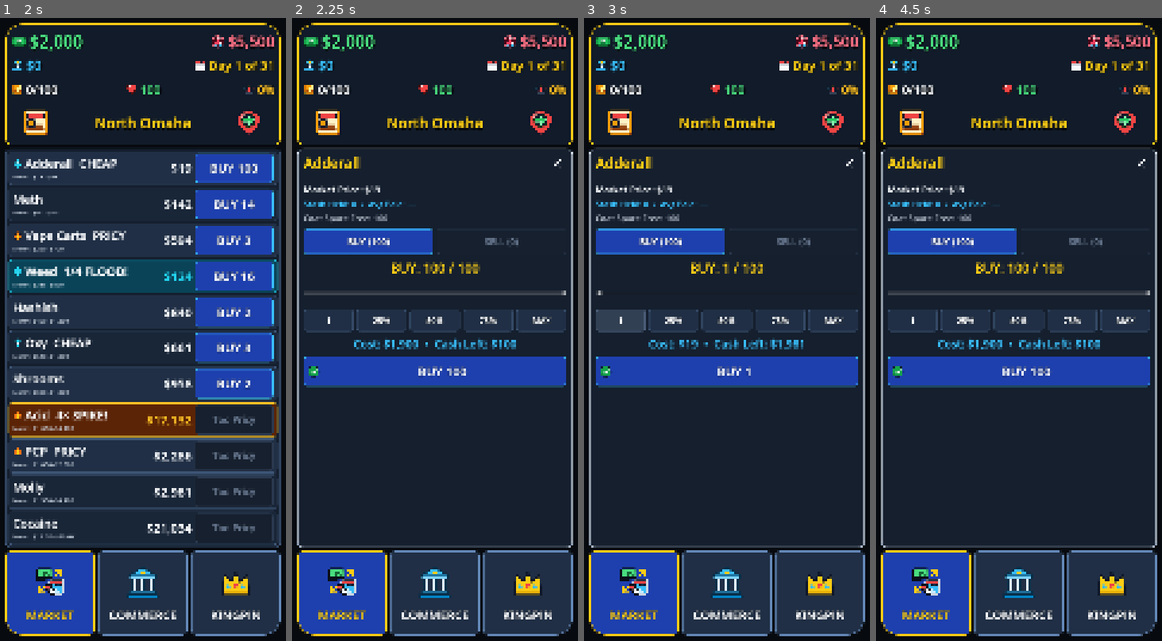
Above: before the commit, frames 1-4 (left to right).
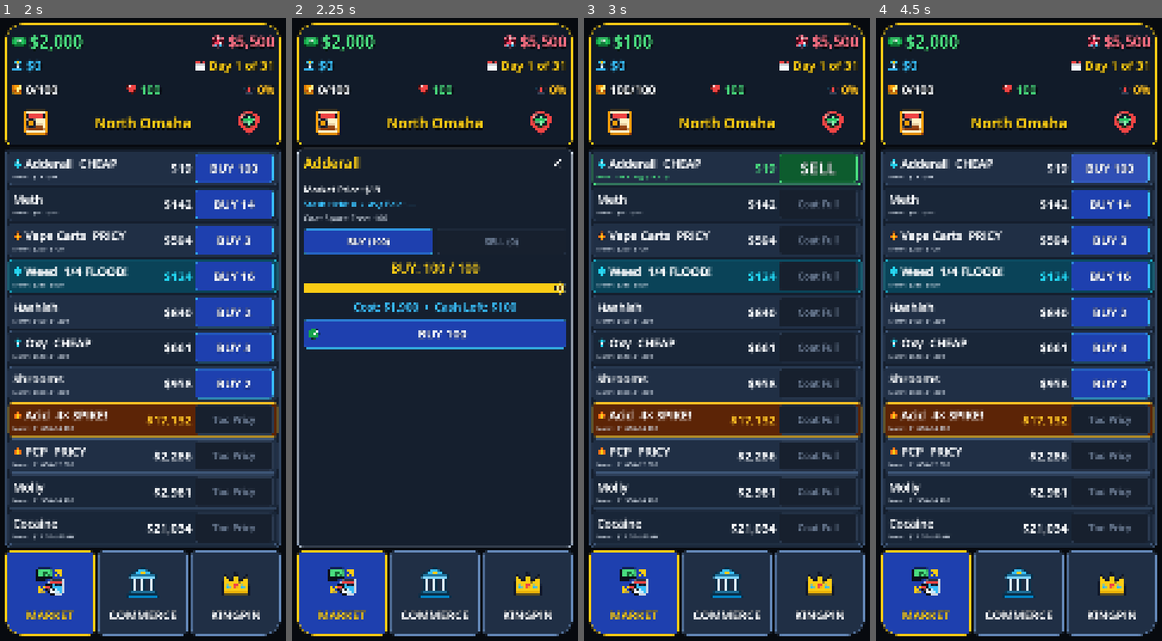
Above: after the commit, the same moments.

Repository: TimGoergen/dope-wars
Game: Godot game, scene res://Main.tscn
Two runs of this game, one before a commit and one after it. Both use one fixed random seed, a clock stepped at 60 frames per second and the inputs below.
Inputs (mouse positions are in pixels of both pictures, inside the frame that each line leads up to):
- Up to frame 1 (2 s): click (37, 123) at 0.52 s; click (248, 123) at 1.27 s
- Up to frame 2 (2.25 s): click (394, 167) at 2.02 s
- Up to frame 3 (3 s): click (621, 323) at 2.75 s, where only the run before the commit has a clickable "1"
- Up to frame 4 (4.5 s): click (1124, 323) at 3.5 s, where only the run before the commit has a clickable "MAX"; click (1110, 167) at 4.25 s, where only the run before the commit has a clickable "BUY 100"

Frame 1 is identical in both runs. In frame 2, 11% of the frame differs, in the area x 4-96%, y 42-60%; in frame 3, 25%; in frame 4, 30%, in the area x 1-99%, y 21-86%.

Commit message:
Refactor drug trade slider and overhaul police ambush screen with officer profile portraits and combat telemetry

Diff:
--- a/game/scripts/core/GameState.gd
+++ b/game/scripts/core/GameState.gd
@@ -881,6 +881,14 @@
 	var cop_dmg_Result := _resolve_cop_return_fire(cops.size())
 	if not game_over and not active_combat.is_empty():
 		active_combat["round"] = int(active_combat.get("round", 1)) + 1
+		active_combat["last_action"] = "fight"
+		active_combat["last_player_dmg"] = player_dmg_dealt
+		active_combat["last_cops_downed"] = cops_downed_this_round
+		active_combat["last_cop_fire"] = cop_dmg_Result
+		var player_part := "💥 You dealt %d DMG!" % player_dmg_dealt if player_dmg_dealt > 0 else "❌ Your shots missed!"
+		if cops_downed_this_round > 0:
+			player_part += " (☠️ Officer Down!)"
+		active_combat["last_log"] = "%s Cop Return Fire: %s" % [player_part, cop_dmg_Result.get("summary", "No damage")]
 	return {
 		"ok": true,
 		"victory": false,
@@ -907,7 +915,9 @@
 	var cop_fire := _resolve_cop_return_fire(cops.size())
 	if not game_over and not active_combat.is_empty():
 		active_combat["round"] = int(active_combat.get("round", 1)) + 1
-		active_combat["last_log"] = "🚂 Blocked by a train! Took return fire (%s)!" % cop_fire["summary"]
+		active_combat["last_action"] = "run"
+		active_combat["last_cop_fire"] = cop_fire
+		active_combat["last_log"] = "🚫 Escape Failed (Blocked in Traffic)! Cop Return Fire: %s" % cop_fire.get("summary", "No damage")
 	return {"ok": true, "escaped": false, "cop_fire": cop_fire, "game_over": game_over}
 
 
@@ -932,6 +942,8 @@
 	var max_d := int(active_combat["max_dmg"])
 
 	var dmg_to_player := 0
+	var dmg_to_armor := 0
+	var dmg_to_health := 0
 	var dmg_to_crew := 0
 	var crew_killed := 0
 
@@ -955,6 +967,8 @@
 				var hp_loss := raw_dmg - absorbed
 				health -= hp_loss
 				dmg_to_player += raw_dmg
+				dmg_to_armor += absorbed
+				dmg_to_health += hp_loss
 
 	if health <= 0:
 		health = 0
@@ -971,10 +985,10 @@
 		summary += ", %d Runner killed!" % crew_killed
 	elif dmg_to_crew > 0:
 		summary += ", Runner took %d dmg" % dmg_to_crew
-	if not active_combat.is_empty():
-		active_combat["last_log"] = "💥 Firefight Round %d: %s" % [int(active_combat.get("round", 1)), summary]
 	return {
 		"dmg_to_player": dmg_to_player,
+		"dmg_to_armor": dmg_to_armor,
+		"dmg_to_health": dmg_to_health,
 		"dmg_to_crew": dmg_to_crew,
 		"crew_killed": crew_killed,
 		"summary": summary
--- a/game/scripts/ui/CombatOverlay.gd
+++ b/game/scripts/ui/CombatOverlay.gd
@@ -2,6 +2,7 @@
 extends ColorRect
 
 # Police Ambush shootout modal (Fight / Run / Surrender) with Shared 50/50 Crew Target Pool telemetry.
+# Features officer profile picture, detailed damage attribution, intuitive round feedback, and generous spacing.
 
 signal combat_updated()
 
@@ -31,6 +32,7 @@
 	var unit_max_hp := int(enc.get("unit_hp", 25))
 	var backup_count := maxi(0, cops.size() - 1)
 	var escape_pct := int(round(CombatEngine.get_escape_chance(enc, _state.vehicle_tier, _state.tuning) * 100.0))
+	var tier := int(enc.get("tier", 1))
 
 	var vbox := UiPalette.build_modal_shell(
 		self,
@@ -38,68 +40,168 @@
 		UiPalette.POLICE_RED,
 		false
 	)
-
-	var sub := UiPalette.add_label(vbox, "%s\nOfficers Remaining: %d (Backup: %d)" % [
-		String(enc.get("leader_name", "Officer Hardass")),
-		cops.size(),
-		backup_count
-	], UiPalette.FONT_SUBHEAD, UiPalette.TEXT_PRIMARY)
-	sub.horizontal_alignment = HORIZONTAL_ALIGNMENT_CENTER
-
-	# Pursuing Unit vs Player/Crew Status Box
-	var status_box := PanelContainer.new()
-	status_box.size_flags_horizontal = Control.SIZE_EXPAND_FILL
-	status_box.add_theme_stylebox_override("panel", UiPalette.make_box(UiPalette.CARD_BG, UiPalette.BORDER_SLATE, 14, 2, 18, 16))
-	vbox.add_child(status_box)
-
-	var status_vbox := VBoxContainer.new()
-	status_vbox.size_flags_horizontal = Control.SIZE_EXPAND_FILL
-	status_vbox.add_theme_constant_override("separation", 10)
-	status_box.add_child(status_vbox)
-
-	UiPalette.add_label(status_vbox, "🚓 Lead Officer HP: %d / %d  (%d–%d dmg)" % [
+	vbox.add_theme_constant_override("separation", 18)
+
+	# 1. POLICE OFFICER DOSSIER / PROFILE PANEL
+	var cop_card := PanelContainer.new()
+	cop_card.size_flags_horizontal = Control.SIZE_EXPAND_FILL
+	cop_card.add_theme_stylebox_override("panel", UiPalette.make_box(UiPalette.CARD_BG, UiPalette.POLICE_RED, 20, 3, 24, 20))
+	vbox.add_child(cop_card)
+
+	var cop_hbox := HBoxContainer.new()
+	cop_hbox.size_flags_horizontal = Control.SIZE_EXPAND_FILL
+	cop_hbox.add_theme_constant_override("separation", 20)
+	cop_card.add_child(cop_hbox)
+
+	# Left: Policeman Profile Picture
+	var portrait := UiIcons.create_icon_rect(UiIcons.cop_portrait_for_tier(tier), 136)
+	portrait.size_flags_vertical = Control.SIZE_SHRINK_CENTER
+	cop_hbox.add_child(portrait)
+
+	# Right: Officer details & Cruisers status
+	var cop_info := VBoxContainer.new()
+	cop_info.size_flags_horizontal = Control.SIZE_EXPAND_FILL
+	cop_info.add_theme_constant_override("separation", 6)
+	cop_hbox.add_child(cop_info)
+
+	var cop_name := String(enc.get("leader_name", "Officer Hardass"))
+	UiPalette.add_label(cop_info, cop_name, 38, UiPalette.GOLD_ACCENT, true, true)
+
+	var badge_str: String = String(enc.get("short_badge", "OPD")) + " Patrol Division"
+	UiPalette.add_label(cop_info, badge_str, 28, UiPalette.TEXT_SECONDARY)
+
+	var cruisers_str := "🚓 Cruisers: 1 Active" if backup_count == 0 else "🚓 Cruisers: %d Active (%d in reserve)" % [cops.size(), backup_count]
+	UiPalette.add_label(cop_info, cruisers_str, 32, UiPalette.TEXT_PRIMARY)
+
+	var lead_hp_str := "Lead Officer: %d / %d HP  •  %d–%d Dmg" % [
 		front_cop_hp, unit_max_hp, int(enc.get("min_dmg", 4)), int(enc.get("max_dmg", 9))
-	], UiPalette.FONT_ROW_MAIN, UiPalette.POLICE_BLUE)
-
-	var gun_summary := "Unarmed"
+	]
+	UiPalette.add_label(cop_info, lead_hp_str, 32, UiPalette.POLICE_BLUE, true, true)
+
+	# 2. INTUITIVE ACTION OUTCOME & ROUND FEEDBACK PANEL
+	var last_act: String = String(enc.get("last_action", ""))
+	var feedback_card := PanelContainer.new()
+	feedback_card.size_flags_horizontal = Control.SIZE_EXPAND_FILL
+
+	if last_act == "":
+		# Opening ambush message
+		feedback_card.add_theme_stylebox_override("panel", UiPalette.make_box(UiPalette.SPIKE_BG, UiPalette.SPIKE_AMBER, 18, 2, 22, 16))
+		vbox.add_child(feedback_card)
+		var fb_vbox := VBoxContainer.new()
+		fb_vbox.size_flags_horizontal = Control.SIZE_EXPAND_FILL
+		fb_vbox.add_theme_constant_override("separation", 6)
+		feedback_card.add_child(fb_vbox)
+
+		var title := UiPalette.add_label(fb_vbox, "🚨 PULLED OVER!", 34, UiPalette.SPIKE_AMBER, false, true)
+		title.horizontal_alignment = HORIZONTAL_ALIGNMENT_CENTER
+		var desc := UiPalette.add_label(fb_vbox, "Squad car sirens are blazing behind you! Stand and fight, punch the gas to flee, or surrender.", 30, UiPalette.TEXT_PRIMARY)
+		desc.horizontal_alignment = HORIZONTAL_ALIGNMENT_CENTER
+	else:
+		# Detailed action outcome telemetry
+		var fb_border := UiPalette.CASH_EMERALD if int(enc.get("last_player_dmg", 0)) > 0 else UiPalette.POLICE_RED
+		feedback_card.add_theme_stylebox_override("panel", UiPalette.make_box(UiPalette.CARD_ALT_BG, fb_border, 18, 3, 22, 18))
+		vbox.add_child(feedback_card)
+
+		var fb_vbox := VBoxContainer.new()
+		fb_vbox.size_flags_horizontal = Control.SIZE_EXPAND_FILL
+		fb_vbox.add_theme_constant_override("separation", 8)
+		feedback_card.add_child(fb_vbox)
+
+		var r_num := int(enc.get("round", 1))
+		var round_hdr := UiPalette.add_label(fb_vbox, "ROUND %d ENGAGEMENT REPORT" % (r_num - 1), 32, UiPalette.GOLD_ACCENT, false, true)
+		round_hdr.horizontal_alignment = HORIZONTAL_ALIGNMENT_CENTER
+
+		# Feedback: Your Attack / Move
+		if last_act == "fight":
+			var p_dmg := int(enc.get("last_player_dmg", 0))
+			var downed := int(enc.get("last_cops_downed", 0))
+			if p_dmg > 0:
+				var hit_text := "💥 YOU HIT: Dealt %d DMG to Lead Officer!" % p_dmg
+				if downed > 0:
+					hit_text += " (☠️ %d Officer Down!)" % downed
+				UiPalette.add_label(fb_vbox, hit_text, 34, UiPalette.CASH_EMERALD, true, true)
+			else:
+				UiPalette.add_label(fb_vbox, "❌ YOU MISSED: Your shots ricocheted harmlessly!", 32, UiPalette.TEXT_MUTED)
+		elif last_act == "run":
+			UiPalette.add_label(fb_vbox, "🚫 ESCAPE FAILED: Blocked by rail traffic and pinned down!", 34, UiPalette.SPIKE_AMBER, true, true)
+
+		# Feedback: Cop Return Fire
+		var cop_fire: Dictionary = enc.get("last_cop_fire", {})
+		var dmg_player := int(cop_fire.get("dmg_to_player", 0))
+		var dmg_armor := int(cop_fire.get("dmg_to_armor", 0))
+		var dmg_hp := int(cop_fire.get("dmg_to_health", 0))
+		var dmg_crew := int(cop_fire.get("dmg_to_crew", 0))
+		var crew_lost := int(cop_fire.get("crew_killed", 0))
+
+		if dmg_player > 0 or dmg_crew > 0 or crew_lost > 0:
+			var details: Array[String] = []
+			if dmg_armor > 0:
+				details.append("-%d Armor" % dmg_armor)
+			if dmg_hp > 0:
+				details.append("-%d Health" % dmg_hp)
+			if dmg_crew > 0:
+				details.append("-%d Crew HP" % dmg_crew)
+			if crew_lost > 0:
+				details.append("☠️ %d Runner Lost" % crew_lost)
+			var ret_text := "🚓 POLICE HIT: %s" % ", ".join(details)
+			UiPalette.add_label(fb_vbox, ret_text, 34, UiPalette.POLICE_RED, true, true)
+		else:
+			UiPalette.add_label(fb_vbox, "🛡️ POLICE MISSED: All incoming rounds missed you!", 32, UiPalette.CASH_EMERALD)
+
+	# 3. PLAYER & CREW READINESS PANEL
+	var player_box := PanelContainer.new()
+	player_box.size_flags_horizontal = Control.SIZE_EXPAND_FILL
+	player_box.add_theme_stylebox_override("panel", UiPalette.make_box(UiPalette.CARD_BG, UiPalette.BORDER_SLATE, 18, 2, 22, 18))
+	vbox.add_child(player_box)
+
+	var player_vbox := VBoxContainer.new()
+	player_vbox.size_flags_horizontal = Control.SIZE_EXPAND_FILL
+	player_vbox.add_theme_constant_override("separation", 10)
+	player_box.add_child(player_vbox)
+
+	var stat_row1 := HBoxContainer.new()
+	stat_row1.size_flags_horizontal = Control.SIZE_EXPAND_FILL
+	player_vbox.add_child(stat_row1)
+
+	var hp_lbl := UiPalette.add_label(stat_row1, "❤️ Health: %d / %d" % [_state.health, _state.max_health], 34, UiPalette.CASH_EMERALD, false, true)
+	hp_lbl.size_flags_horizontal = Control.SIZE_EXPAND_FILL
+
+	var arm_lbl := UiPalette.add_label(stat_row1, "🛡️ Armor: %d" % _state.armor, 34, UiPalette.BANK_CYAN, false, true)
+	arm_lbl.size_flags_horizontal = Control.SIZE_EXPAND_FILL
+
+	var stat_row2 := HBoxContainer.new()
+	stat_row2.size_flags_horizontal = Control.SIZE_EXPAND_FILL
+	player_vbox.add_child(stat_row2)
+
+	var gun_str := "Unarmed"
 	if not _state.weapons.is_empty():
 		var top_w := OmahaCatalog.get_weapon(_state.weapons[0])
-		gun_summary = "%s (%d dmg) • %d/%d Armed" % [
+		gun_str = "%s (%d dmg • %d/%d armed)" % [
 			top_w["short_name"],
 			int(top_w["damage"]),
 			mini(_state.weapons.size(), 1 + _state.crew_count),
 			1 + _state.crew_count
 		]
-
-	var crew_shield_str := "No Crew"
+	var wep_lbl := UiPalette.add_label(stat_row2, "🔫 %s" % gun_str, 32, UiPalette.TEXT_PRIMARY)
+	wep_lbl.size_flags_horizontal = Control.SIZE_EXPAND_FILL
+
+	var crew_str := "No Crew"
 	if _state.crew_count > 0:
-		crew_shield_str = "%d Crew (Front: %d/%d HP)" % [
+		crew_str = "%d Runners (Front HP: %d/%d)" % [
 			_state.crew_count,
 			int(enc.get("front_crew_hp", _state.tuning.crew_encounter_hp)),
 			_state.tuning.crew_encounter_hp
 		]
-
-	UiPalette.add_label(status_vbox, "❤️ HP: %d/%d  •  🛡️ Armor: %d\n👥 %s" % [
-		_state.health, _state.max_health, _state.armor, crew_shield_str
-	], UiPalette.FONT_ROW_MAIN, UiPalette.CASH_EMERALD)
-
-	UiPalette.add_label(status_vbox, "🔫 %s  •  🚗 Escape: %d%%" % [
-		gun_summary, escape_pct
-	], UiPalette.FONT_ROW_SUB, UiPalette.GOLD_ACCENT)
-
-	# Combat Log Line
-	var log_lbl := UiPalette.add_label(vbox, String(enc.get("last_log", "")), UiPalette.FONT_ROW_MAIN, UiPalette.SPIKE_AMBER)
-	log_lbl.horizontal_alignment = HORIZONTAL_ALIGNMENT_CENTER
-
-	# Action Buttons: FIGHT / RUN / SURRENDER
+	var crew_lbl := UiPalette.add_label(stat_row2, "👥 %s" % crew_str, 32, UiPalette.TEXT_SECONDARY)
+	crew_lbl.size_flags_horizontal = Control.SIZE_EXPAND_FILL
+
+	# 4. ACTION BUTTONS (Generously sized with clear tactical labels)
 	var fight_btn := Button.new()
-	fight_btn.text = "🔫 FIGHT BACK (%d Gun%s)" % [
-		mini(_state.weapons.size(), 1 + _state.crew_count),
-		"s" if mini(_state.weapons.size(), 1 + _state.crew_count) != 1 else ""
-	]
-	fight_btn.custom_minimum_size = Vector2(0, 92)
+	var shooters := mini(_state.weapons.size(), 1 + _state.crew_count)
+	fight_btn.text = "🔫 FIGHT BACK (%d Shooter%s)" % [shooters, "s" if shooters != 1 else ""]
+	fight_btn.custom_minimum_size = Vector2(0, 104)
 	fight_btn.disabled = _state.weapons.is_empty()
-	UiPalette.style_button(fight_btn, UiPalette.BTN_DANGER, UiPalette.POLICE_RED, UiPalette.TEXT_PRIMARY, UiPalette.FONT_HEADER)
+	UiPalette.style_button(fight_btn, UiPalette.BTN_DANGER, UiPalette.POLICE_RED, UiPalette.TEXT_PRIMARY, 40)
 	fight_btn.pressed.connect(func() -> void:
 		Audio.play(&"gunshot")
 		Haptics.pulse(45.0)
@@ -110,9 +212,9 @@
 
 	var run_btn := Button.new()
 	var v_name: String = OmahaCatalog.get_vehicle(_state.vehicle_tier)["short_name"]
-	run_btn.text = "💨 RUN (%d%% — %s)" % [escape_pct, v_name]
-	run_btn.custom_minimum_size = Vector2(0, 88)
-	UiPalette.style_button(run_btn, UiPalette.BTN_PRIMARY, UiPalette.BANK_CYAN, UiPalette.TEXT_PRIMARY, UiPalette.FONT_SUBHEAD)
+	run_btn.text = "💨 ATTEMPT ESCAPE (%d%% • %s)" % [escape_pct, v_name]
+	run_btn.custom_minimum_size = Vector2(0, 96)
+	UiPalette.style_button(run_btn, UiPalette.BTN_PRIMARY, UiPalette.BANK_CYAN, UiPalette.TEXT_PRIMARY, 36)
 	run_btn.pressed.connect(func() -> void:
 		Audio.play(&"drive_engine")
 		Haptics.pulse(30.0)
@@ -122,9 +224,9 @@
 	vbox.add_child(run_btn)
 
 	var surr_btn := Button.new()
-	surr_btn.text = "🏳️ SURRENDER (Drop Stash & 25% Cash)"
-	surr_btn.custom_minimum_size = Vector2(0, 80)
-	UiPalette.style_button(surr_btn, UiPalette.CARD_BG, UiPalette.BORDER_SLATE, UiPalette.TEXT_SECONDARY, UiPalette.FONT_ROW_SUB)
+	surr_btn.text = "🏳️ SURRENDER (Forfeit Stash & 25% Cash)"
+	surr_btn.custom_minimum_size = Vector2(0, 88)
+	UiPalette.style_button(surr_btn, UiPalette.CARD_BG, UiPalette.BORDER_SLATE, UiPalette.TEXT_SECONDARY, 32)
 	surr_btn.pressed.connect(func() -> void:
 		Audio.play(&"sell_loss")
 		Haptics.pulse(35.0)
--- a/game/scripts/ui/TradeOverlay.gd
+++ b/game/scripts/ui/TradeOverlay.gd
@@ -190,46 +190,25 @@
 		)
 		mode_row.add_child(drop_tab)
 
-	# 4. Quantity Readout & Chunky Slider (48px quantity title, 84px slider)
+	# 4. Quantity Readout & Chunky Slider (48px quantity title, 48px slider with tactile grabber)
 	_qty_label = UiPalette.add_label(main_vbox, "Quantity: 0", 48, UiPalette.GOLD_ACCENT)
 	_qty_label.horizontal_alignment = HORIZONTAL_ALIGNMENT_CENTER
 
 	_qty_slider = HSlider.new()
-	_qty_slider.custom_minimum_size = Vector2(0, 84)
+	_qty_slider.custom_minimum_size = Vector2(0, 48)
 	_qty_slider.size_flags_horizontal = Control.SIZE_EXPAND_FILL
 	_qty_slider.step = 1
+	UiPalette.style_slider(_qty_slider)
 	_qty_slider.value_changed.connect(func(_v: float) -> void:
 		_update_preview()
 	)
 	main_vbox.add_child(_qty_slider)
 
-	# 5. Preset Percentage Buttons (1, 25%, 50%, 75%, MAX) (Enlarged to 88px height, 32px font)
-	var pct_row := HBoxContainer.new()
-	pct_row.size_flags_horizontal = Control.SIZE_EXPAND_FILL
-	pct_row.add_theme_constant_override("separation", 12)
-	main_vbox.add_child(pct_row)
-	for pair in [["1", 0.0], ["25%", 0.25], ["50%", 0.50], ["75%", 0.75], ["MAX", 1.0]]:
-		var b := Button.new()
-		b.text = String(pair[0])
-		b.size_flags_horizontal = Control.SIZE_EXPAND_FILL
-		b.custom_minimum_size = Vector2(0, 88)
-		UiPalette.style_button(b, UiPalette.CARD_BG, UiPalette.BORDER_SLATE, UiPalette.TEXT_PRIMARY, 32)
-		var frac := float(pair[1])
-		b.pressed.connect(func() -> void:
-			Audio.play(&"tap")
-			if frac <= 0.01:
-				_qty_slider.value = mini(1, _max_qty)
-			else:
-				_qty_slider.value = maxi(1, int(round(float(_max_qty) * frac)))
-			_update_preview()
-		)
-		pct_row.add_child(b)
-
-	# 6. Large Preview Label (42px)
+	# 5. Large Preview Label (42px)
 	_preview_label = UiPalette.add_label(main_vbox, "", 42, UiPalette.CASH_EMERALD)
 	_preview_label.horizontal_alignment = HORIZONTAL_ALIGNMENT_CENTER
 
-	# 7. Big Confirm Action Button (112px tall, 48px font)
+	# 6. Big Confirm Action Button (112px tall, 48px font)
 	_confirm_btn = Button.new()
 	_confirm_btn.custom_minimum_size = Vector2(0, 112)
 	_confirm_btn.size_flags_horizontal = Control.SIZE_EXPAND_FILL
--- a/game/scripts/ui/UiIcons.gd
+++ b/game/scripts/ui/UiIcons.gd
@@ -131,6 +131,16 @@
 			return "bank"
 
 
+static func cop_portrait_for_tier(tier: int) -> String:
+	match tier:
+		3:
+			return "cop_dea"
+		2:
+			return "cop_sheriff"
+		_:
+			return "cop_hardass"
+
+
 static func extract_leading_icon(raw_text: String) -> Dictionary:
 	var trimmed := raw_text.strip_edges()
 	for emoji_key in EMOJI_TO_ICON.keys():
@@ -448,6 +458,84 @@
 				<rect x="14" y="28" width="36" height="28" rx="6" fill="#FACC15" stroke="#0F172A" stroke-width="3"/>
 				<circle cx="32" cy="42" r="4" fill="#0F172A"/>
 			</svg>"""
+		"slider_grabber":
+			return """<svg xmlns="http://www.w3.org/2000/svg" viewBox="0 0 64 64" width="64" height="64">
+				<circle cx="32" cy="32" r="28" fill="#0F172A" stroke="#FACC15" stroke-width="4"/>
+				<circle cx="32" cy="32" r="23" fill="#FACC15"/>
+				<circle cx="32" cy="32" r="19" fill="#FEF08A"/>
+				<line x1="26" y1="20" x2="26" y2="44" stroke="#854D0E" stroke-width="3" stroke-linecap="round"/>
+				<line x1="32" y1="18" x2="32" y2="46" stroke="#854D0E" stroke-width="3" stroke-linecap="round"/>
+				<line x1="38" y1="20" x2="38" y2="44" stroke="#854D0E" stroke-width="3" stroke-linecap="round"/>
+			</svg>"""
+		"cop_hardass", "cop_profile":
+			return """<svg xmlns="http://www.w3.org/2000/svg" viewBox="0 0 64 64" width="64" height="64">
+				<circle cx="32" cy="32" r="30" fill="#0A1128" stroke="#3B82F6" stroke-width="2.5"/>
+				<path d="M10 62 C10 49 19 45 32 45 C45 45 54 49 54 62 Z" fill="#1E3A8A" stroke="#0F172A" stroke-width="2"/>
+				<polygon points="32,48 26,45 38,45" fill="#F8FAFC"/>
+				<polygon points="32,48 30,62 34,62" fill="#0F172A"/>
+				<polygon points="20,51 25,51 26,56 22.5,59 19,56" fill="#FACC15" stroke="#78350F" stroke-width="0.8"/>
+				<rect x="28" y="38" width="8" height="9" fill="#FDBA74"/>
+				<path d="M22 28 C22 22 42 22 42 28 C42 38 38 44 32 44 C26 44 22 38 22 28 Z" fill="#FDBA74" stroke="#9A3412" stroke-width="1.2"/>
+				<ellipse cx="21" cy="31" rx="2.5" ry="4" fill="#FDBA74" stroke="#9A3412" stroke-width="1"/>
+				<ellipse cx="43" cy="31" rx="2.5" ry="4" fill="#FDBA74" stroke="#9A3412" stroke-width="1"/>
+				<path d="M25 37 C27 35.5 37 35.5 39 37 C37 39 27 39 25 37 Z" fill="#3B1C0B"/>
+				<line x1="28" y1="41" x2="36" y2="41" stroke="#9A3412" stroke-width="1.2" stroke-linecap="round"/>
+				<path d="M22 27 C22 22 31 22 31 27 C31 33 24 34 22 27 Z" fill="#0F172A" stroke="#FACC15" stroke-width="1.2"/>
+				<path d="M33 27 C33 22 42 22 42 27 C42 33 35 34 33 27 Z" fill="#0F172A" stroke="#FACC15" stroke-width="1.2"/>
+				<line x1="30" y1="25.5" x2="34" y2="25.5" stroke="#FACC15" stroke-width="1.5"/>
+				<line x1="24" y1="26" x2="29" y2="31" stroke="#38BDF8" stroke-width="1.2" opacity="0.85"/>
+				<line x1="35" y1="26" x2="40" y2="31" stroke="#38BDF8" stroke-width="1.2" opacity="0.85"/>
+				<path d="M18 22 Q32 26 46 22 Q47 25 43 27 Q32 29 21 27 Z" fill="#020617" stroke="#334155" stroke-width="0.8"/>
+				<path d="M20 22 L16 13 Q32 8 48 13 L44 22 Z" fill="#1E3A8A" stroke="#0F172A" stroke-width="1.5"/>
+				<path d="M20 21.5 Q32 24.5 44 21.5" stroke="#FACC15" stroke-width="2.5" fill="none"/>
+				<polygon points="32,12 35,16 32,20 29,16" fill="#FACC15" stroke="#78350F" stroke-width="0.8"/>
+			</svg>"""
+		"cop_sheriff":
+			return """<svg xmlns="http://www.w3.org/2000/svg" viewBox="0 0 64 64" width="64" height="64">
+				<circle cx="32" cy="32" r="30" fill="#1C140E" stroke="#D97706" stroke-width="2.5"/>
+				<path d="M10 62 C10 49 19 45 32 45 C45 45 54 49 54 62 Z" fill="#B45309" stroke="#0F172A" stroke-width="2"/>
+				<polygon points="32,48 26,45 38,45" fill="#FEF3C7"/>
+				<polygon points="32,48 30,62 34,62" fill="#451A03"/>
+				<polygon points="20,51 25,51 26,56 22.5,59 19,56" fill="#FACC15" stroke="#78350F" stroke-width="0.8"/>
+				<circle cx="22.5" cy="54" r="1.5" fill="#78350F"/>
+				<rect x="28" y="38" width="8" height="9" fill="#FDBA74"/>
+				<path d="M22 28 C22 22 42 22 42 28 C42 38 38 44 32 44 C26 44 22 38 22 28 Z" fill="#FDBA74" stroke="#9A3412" stroke-width="1.2"/>
+				<ellipse cx="21" cy="31" rx="2.5" ry="4" fill="#FDBA74" stroke="#9A3412" stroke-width="1"/>
+				<ellipse cx="43" cy="31" rx="2.5" ry="4" fill="#FDBA74" stroke="#9A3412" stroke-width="1"/>
+				<path d="M24 37 C27 35 37 35 40 37 C39 40 36 39 32 38 C28 39 25 40 24 37 Z" fill="#451A03"/>
+				<path d="M22 27 C22 22 31 22 31 27 C31 33 24 34 22 27 Z" fill="#0F172A" stroke="#FACC15" stroke-width="1.2"/>
+				<path d="M33 27 C33 22 42 22 42 27 C42 33 35 34 33 27 Z" fill="#0F172A" stroke="#FACC15" stroke-width="1.2"/>
+				<line x1="30" y1="25.5" x2="34" y2="25.5" stroke="#FACC15" stroke-width="1.5"/>
+				<line x1="24" y1="26" x2="29" y2="31" stroke="#FDE68A" stroke-width="1.2" opacity="0.85"/>
+				<line x1="35" y1="26" x2="40" y2="31" stroke="#FDE68A" stroke-width="1.2" opacity="0.85"/>
+				<ellipse cx="32" cy="22" rx="24" ry="5.5" fill="#92400E" stroke="#451A03" stroke-width="1.5"/>
+				<path d="M21 21 L23 10 Q32 13 41 10 L43 21 Z" fill="#B45309" stroke="#451A03" stroke-width="1.5"/>
+				<path d="M21 20 Q32 23 43 20" stroke="#451A03" stroke-width="2.5" fill="none"/>
+				<polygon points="32,15 34,18 32,20 30,18" fill="#FACC15"/>
+			</svg>"""
+		"cop_dea":
+			return """<svg xmlns="http://www.w3.org/2000/svg" viewBox="0 0 64 64" width="64" height="64">
+				<circle cx="32" cy="32" r="30" fill="#0B0F19" stroke="#EF4444" stroke-width="2.5"/>
+				<path d="M10 62 C10 49 19 45 32 45 C45 45 54 49 54 62 Z" fill="#1E293B" stroke="#0F172A" stroke-width="2"/>
+				<rect x="18" y="50" width="28" height="12" rx="2" fill="#0F172A"/>
+				<path d="M22 53 H25 C26.5 53 27 54 27 56 C27 58 26.5 59 25 59 H22 Z M23.5 54.5 V57.5 H25 C25.8 57.5 26 57 26 56 C26 55 25.8 54.5 25 54.5 Z" fill="#FACC15"/>
+				<path d="M28.5 53 H33 V54.5 H30 V55.2 H32.5 V56.5 H30 V57.5 H33 V59 H28.5 Z" fill="#FACC15"/>
+				<path d="M36 53 H38 L40.5 59 H38.8 L38.3 57.6 H35.7 L35.2 59 H33.5 Z M36.2 56.3 H37.8 L37 54.2 Z" fill="#FACC15"/>
+				<rect x="42" y="44" width="6" height="8" rx="2" fill="#334155" stroke="#0F172A" stroke-width="1"/>
+				<rect x="28" y="38" width="8" height="9" fill="#FDBA74"/>
+				<path d="M22 28 C22 22 42 22 42 28 C42 38 38 44 32 44 C26 44 22 38 22 28 Z" fill="#FDBA74" stroke="#9A3412" stroke-width="1.2"/>
+				<ellipse cx="21" cy="31" rx="2.5" ry="4" fill="#FDBA74" stroke="#9A3412" stroke-width="1"/>
+				<ellipse cx="43" cy="31" rx="2.5" ry="4" fill="#FDBA74" stroke="#9A3412" stroke-width="1"/>
+				<line x1="28" y1="39" x2="36" y2="39" stroke="#9A3412" stroke-width="1.8" stroke-linecap="round"/>
+				<path d="M21 26 C21 22 31 22 31 26 C31 31 23 32 21 26 Z" fill="#020617" stroke="#EF4444" stroke-width="1.2"/>
+				<path d="M33 26 C33 22 43 22 43 26 C43 31 35 32 33 26 Z" fill="#020617" stroke="#EF4444" stroke-width="1.2"/>
+				<line x1="29" y1="24.5" x2="35" y2="24.5" stroke="#EF4444" stroke-width="1.5"/>
+				<line x1="23" y1="25" x2="29" y2="30" stroke="#F87171" stroke-width="1.2" opacity="0.9"/>
+				<line x1="35" y1="25" x2="41" y2="30" stroke="#F87171" stroke-width="1.2" opacity="0.9"/>
+				<path d="M19 22 Q32 25 45 22 Q44 26 41 27 Q32 28 23 27 Z" fill="#020617" stroke="#334155" stroke-width="1"/>
+				<path d="M21 22 C21 14 43 14 43 22 Z" fill="#0F172A" stroke="#334155" stroke-width="1.5"/>
+				<polygon points="32,15 34,18 32,20 30,18" fill="#FACC15"/>
+			</svg>"""
 		_:
 			return """<svg xmlns="http://www.w3.org/2000/svg" viewBox="0 0 64 64" width="64" height="64">
 				<circle cx="32" cy="32" r="24" fill="#FACC15" stroke="#0F172A" stroke-width="3"/>
--- a/game/scripts/ui/UiPalette.gd
+++ b/game/scripts/ui/UiPalette.gd
@@ -157,6 +157,25 @@
 	btn.clip_text = true
 
 
+static func style_slider(slider: HSlider) -> void:
+	var grabber_tex := UiIcons.get_icon("slider_grabber", 48)
+	slider.add_theme_icon_override("grabber", grabber_tex)
+	slider.add_theme_icon_override("grabber_highlight", grabber_tex)
+	slider.add_theme_icon_override("grabber_disabled", grabber_tex)
+
+	var track_bg := make_box(CARD_BG, BORDER_SLATE, 8, 2, 0, 0)
+	track_bg.content_margin_top = 16
+	track_bg.content_margin_bottom = 16
+
+	var track_fill := make_box(GOLD_ACCENT, GOLD_ACCENT, 8, 0, 0, 0)
+	track_fill.content_margin_top = 16
+	track_fill.content_margin_bottom = 16
+
+	slider.add_theme_stylebox_override("slider", track_bg)
+	slider.add_theme_stylebox_override("grabber_area", track_fill)
+	slider.add_theme_stylebox_override("grabber_area_highlight", track_fill)
+
+
 static func style_bottom_tab_button(btn: Button, is_active: bool, tab_idx: int) -> void:
 	var bg := BTN_PRIMARY if is_active else CARD_BG
 	var border := GOLD_ACCENT if is_active else BORDER_BRIGHT
